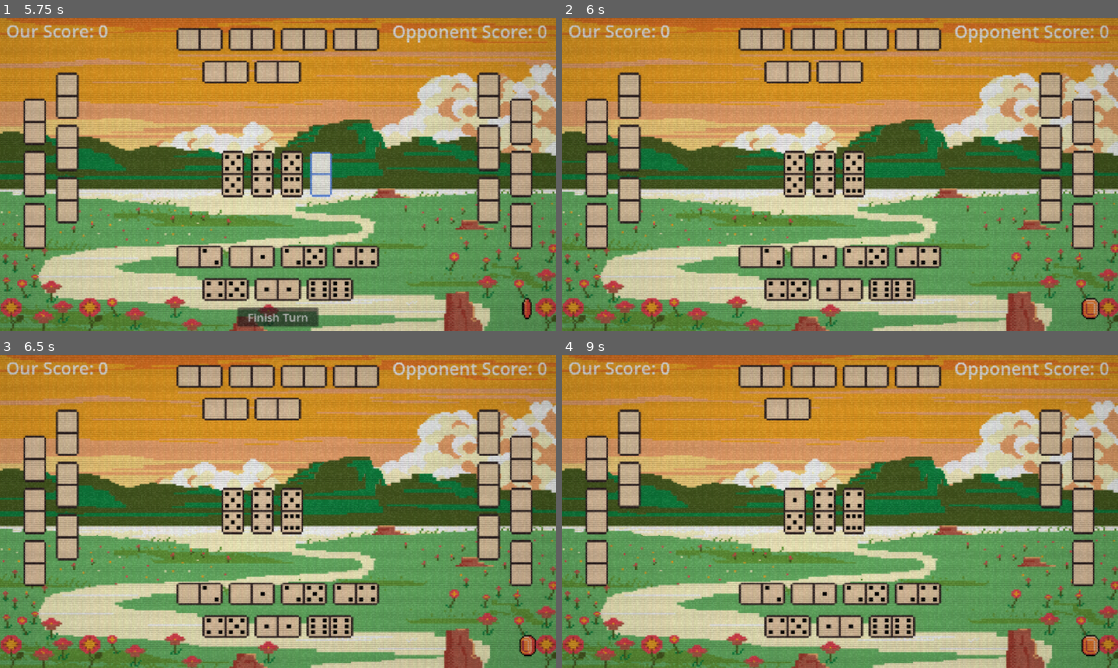
Above: before the commit, frames 1-4 (two rows, left to right).
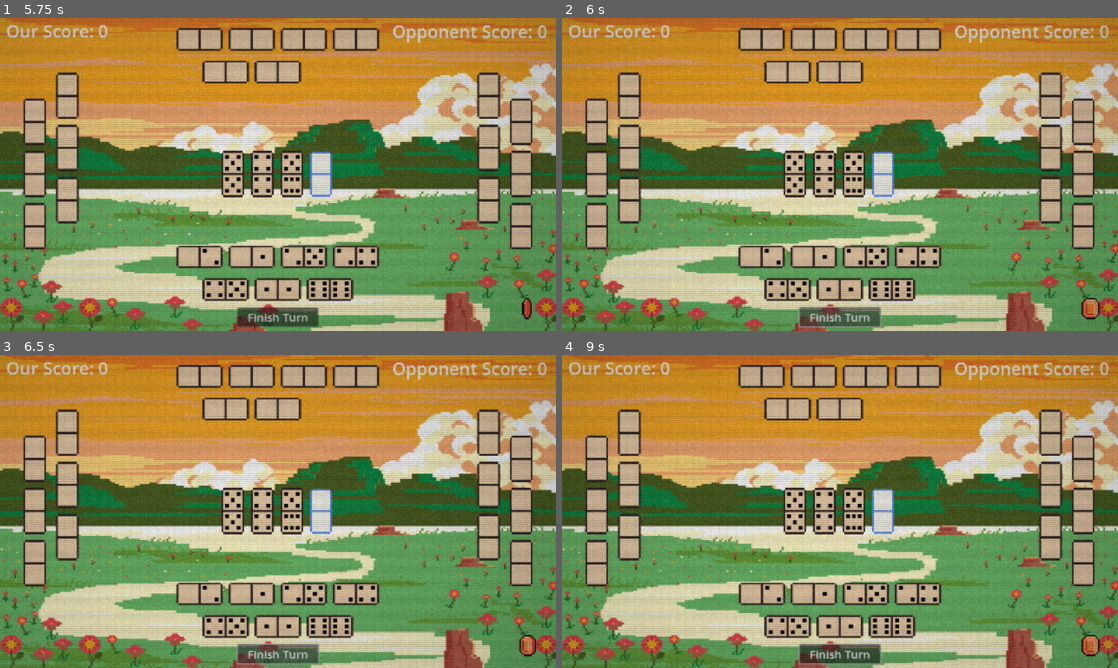
Above: after the commit, the same moments.

Repository: justin23bohrer/42
Game: Godot game, scene res://scenes/main.tscn
The game is run twice, just before and just after one commit, with the same random seed, the same clock (stepped at 60 frames per second) and the same inputs.
Inputs (mouse positions are in pixels of both pictures, inside the frame that each line leads up to):
- Up to frame 1 (5.75 s): click "Start Game" at 0.5 s; click "Start Game" at 1.25 s; drag from (328, 290) to (200, 255) at 2.02 s; drag from (278, 290) to (328, 71) at 2.77 s; move the mouse to (227, 290) at 3.52 s; click (227, 290) at 3.67 s; drag from (355, 255) to (200, 255) at 4.27 s; drag from (305, 255) to (355, 39) at 5.02 s
- Up to frame 2 (6 s): click "Finish Turn" at 5.75 s
- Up to frame 3 (6.5 s): no input
- Up to frame 4 (9 s): click (840, 655) at 6.5 s, where only the run after the commit has a clickable "Finish Turn"; click (840, 655) at 7.25 s, where only the run after the commit has a clickable "Finish Turn"; drag from (812, 592) to (917, 376) at 8.02 s; move the mouse to (762, 592) at 8.77 s; click (762, 592) at 8.92 s

Frame 1 is identical in both runs. In frame 2, 1.5% of the frame differs, in the area x 42-60%, y 42-99%; in frame 3, 1.5%; in frame 4, 3.4%, in the area x 10-90%, y 13-99%.

Commit message:
cleaned up ai code

Diff:
--- a/scripts/game_manager.gd
+++ b/scripts/game_manager.gd
@@ -1,4 +1,6 @@
 extends Node
+
+signal domino_submitted
 
 const FIRST_PLAYER = Vector2(536, 360)
 const SECOND_PLAYER = Vector2(604, 360)
@@ -25,13 +27,13 @@
 	}
 	$"../Timer".start()
 	await $"../Timer".timeout
-	opponent1_put_domino_in_middle(FIRST_PLAYER)
+	ai_plays_dom("op1", FIRST_PLAYER)
 	$"../Timer".start()
 	await $"../Timer".timeout
-	teammate_put_domino_in_middle(SECOND_PLAYER)
+	ai_plays_dom("tm8", SECOND_PLAYER)
 	$"../Timer".start()
 	await $"../Timer".timeout
-	opponent2_put_domino_in_middle(THIRD_PLAYER)
+	ai_plays_dom("op2", THIRD_PLAYER)
 	$"../Timer".start()
 	await $"../Timer".timeout
 	$"../dominoSlot".visible = true
@@ -44,7 +46,7 @@
 	hand_players_dominos()
 	for i in range(7):
 		await turn()
-		await $"../subDom".pressed
+		await self.domino_submitted
 	present_final_score()
 	$"../startGame".visible = true
 
@@ -81,26 +83,27 @@
 
 # Called when the submit button is pressed
 func _on_sub_dom_pressed() -> void:
+	var slot = get_node("../dominoSlot")
+
+	# If no domino is placed, just return
+	if not slot.domino_in_slot or not slot.domino:
+		return
+
 	$"../subDom".visible = false
 	$"../dominoSlot".visible = false
-	var slot = get_node("../dominoSlot")
-	if slot.domino_in_slot:
-		clean_up_board()
 
-func clean_up_board():
-	#$"../subDom".visible = false
-	#$"../subDom".disabled = true
-	var slot = get_node("../dominoSlot")
-
-	if slot.domino_in_slot:
-		var domino = slot.domino
-		if domino:
-			_on_domino_submitted(domino)
-			domsThatTurn["me"].append([domino.left_value,domino.right_value])
+	#submitting dom in slot
+	var domino = slot.domino
+	_on_domino_submitted(domino)
+	domsThatTurn["me"].append([domino.left_value, domino.right_value])
 	domino_accountant()
+	#clear doms
 	for i in dominosInMiddle:
 		i.queue_free()
-		dominosInMiddle = []
+	dominosInMiddle = []
+
+	emit_signal("domino_submitted")
+
 func _on_domino_submitted(domino):
 	var slot = get_node("../dominoSlot")
 	slot.domino_in_slot = false
@@ -108,8 +111,17 @@
 	domino.queue_free()
 
 
-func opponent1_put_domino_in_middle(location):
-	var hand_node = get_node("../opponentHand1")
+func ai_plays_dom(player, location):
+	var hand_node
+	match player:
+		"op1":
+			hand_node = get_node("../opponentHand1")
+		"op2":
+			hand_node = get_node("../opponentHand2")
+		"tm8":
+			hand_node = get_node("../teammateHand")
+		_:
+			print("Something terribly wrong has happen")
 	if hand_node.player_hand.size() > 0:
 		var highest_domino = hand_node.player_hand[0]
 		for domino in hand_node.player_hand:
@@ -119,35 +131,18 @@
 		hand_node.present_domino(highest_domino, location)
 		highest_domino.update_domino_display()
 		dominosInMiddle.append(highest_domino)
-		domsThatTurn["op1"].append([highest_domino.left_value, highest_domino.right_value])
-
-func opponent2_put_domino_in_middle(location):
-	var hand_node = get_node("../opponentHand2")
-	if hand_node.player_hand.size() > 0:
-		var highest_domino = hand_node.player_hand[0]
-		for domino in hand_node.player_hand:
-			if domino.left_value + domino.right_value > highest_domino.left_value + highest_domino.right_value:
-				highest_domino = domino
-
-		hand_node.present_domino(highest_domino, location)
-		highest_domino.update_domino_display()
-		dominosInMiddle.append(highest_domino)
-		domsThatTurn["op2"].append([highest_domino.left_value, highest_domino.right_value])
-
-func teammate_put_domino_in_middle(location):
-	var hand_node = get_node("../teammateHand")
-	if hand_node.player_hand.size() > 0:
-		var highest_domino = hand_node.player_hand[0]
-		for domino in hand_node.player_hand:
-			if domino.left_value + domino.right_value > highest_domino.left_value + highest_domino.right_value:
-				highest_domino = domino
-
-		hand_node.present_domino(highest_domino, location)
-		highest_domino.update_domino_display()
-		dominosInMiddle.append(highest_domino)
-		domsThatTurn["tm8"].append([highest_domino.left_value, highest_domino.right_value])
+		match player:
+			"op1":
+				domsThatTurn["op1"].append([highest_domino.left_value, highest_domino.right_value])
+			"op2":
+				domsThatTurn["op2"].append([highest_domino.left_value, highest_domino.right_value])
+			"tm8":
+				domsThatTurn["tm8"].append([highest_domino.left_value, highest_domino.right_value])
+			_:
+				print("Something terribly wrong has happen")
 
 func domino_accountant():
+	print(domsThatTurn)
 	var best_player = get_player_with_biggest_domino()
 	if best_player == "me" or best_player == "tm8":
 		myScore += 1
